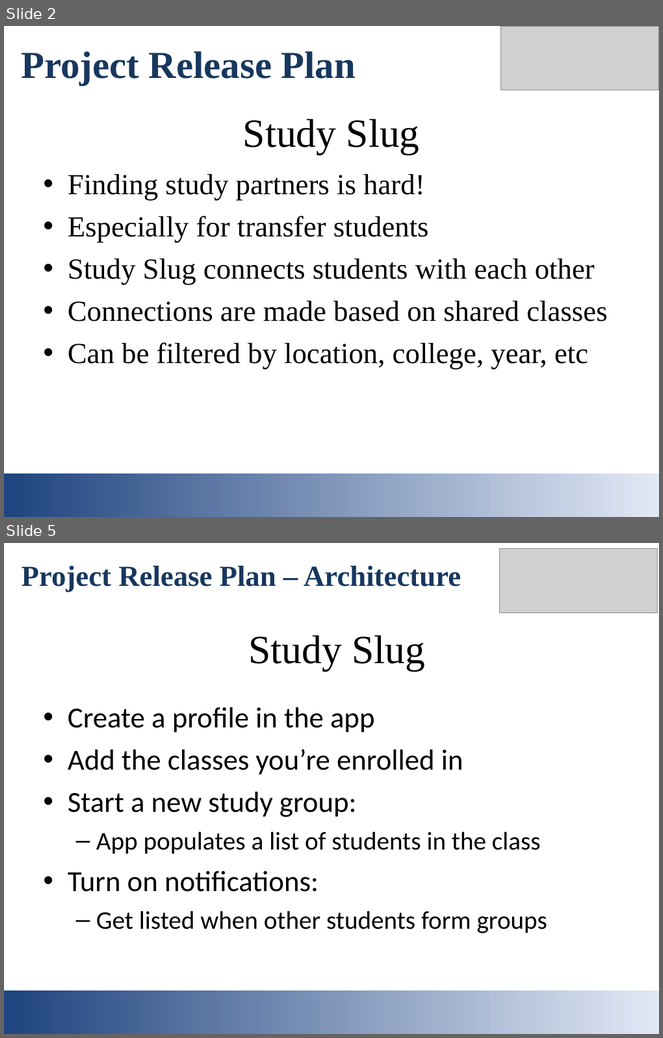
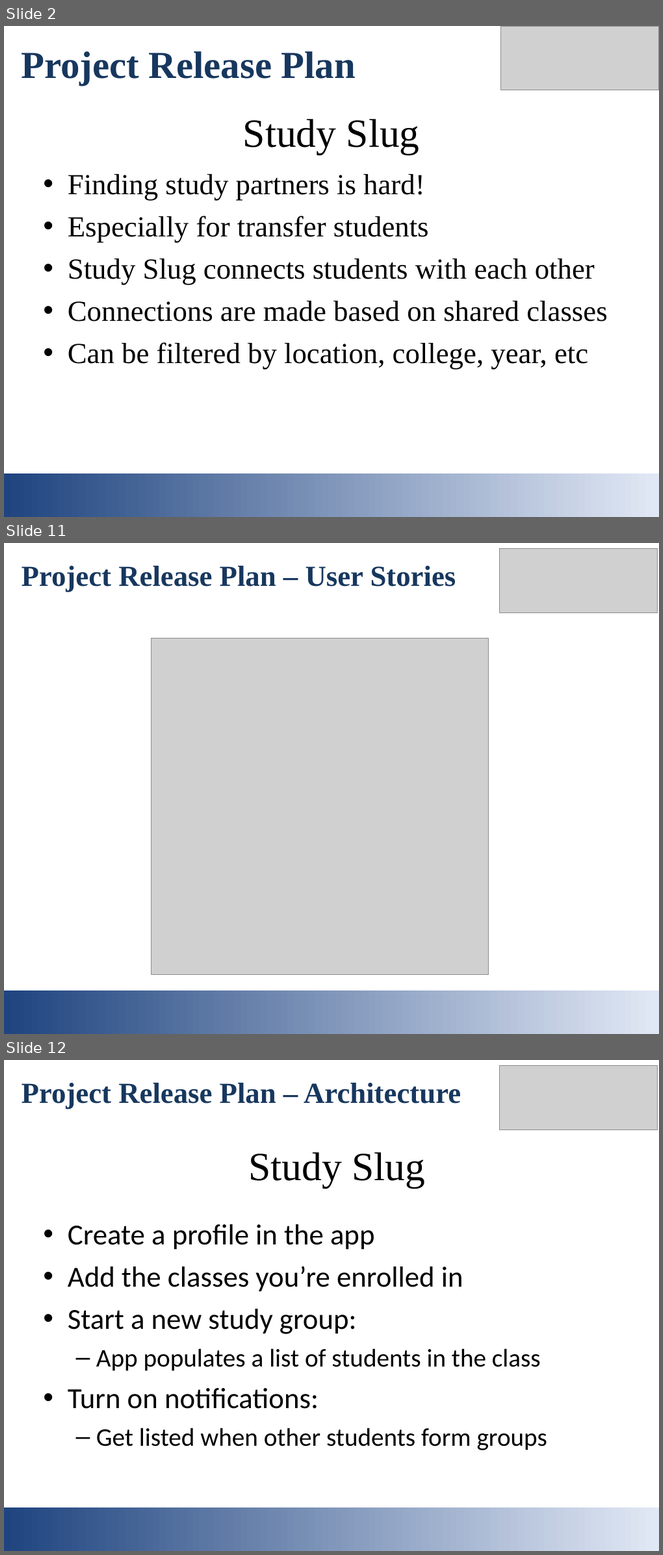
Before and after one commit to mmaall/StudySlug, a slide deck: documentation/studyslug_intro_slides.ppt. Shown one above the other, each under a label of ours: slides 2 and 5 before the commit, slides 2, 11 and 12 after it; the slides between them are not shown. The pictures are 663x1038 and 663x1555 pixels, drawn with LibreOffice and Linux fonts; fonts in the diff are those of the drawing; grey boxes stand for pictures. Boxes give left, top, right and bottom in pixels: in the first picture for what was removed or moved away, otherwise in the second. Text is boxed around its words. In the diff, an @@ line names an element or a change of style, - is before the commit and + after.

```diff
--- a/documentation/studyslug_intro_slides.ppt
+++ b/documentation/studyslug_intro_slides.ppt
@@ slide 11 added at (x1=4, y1=543, x2=659, y2=1034), background #FFFFFF @@
@@ picture added at (x1=499, y1=548, x2=658, y2=613) @@
@@ text added at (x1=22, y1=566, x2=456, y2=592), 32 pt, text #17375E, bold @@
+Project Release Plan – User Stories
@@ picture added at (x1=152, y1=638, x2=489, y2=975) @@
@@ rectangle added at (x1=4, y1=990, x2=659, y2=1034), fill gradient #1F447F to #E1E8F5 @@
@@ what was slide 5 is now slide 12 @@
```
Also in this commit, not shown: 3 slides changed, 6 other slides added.
